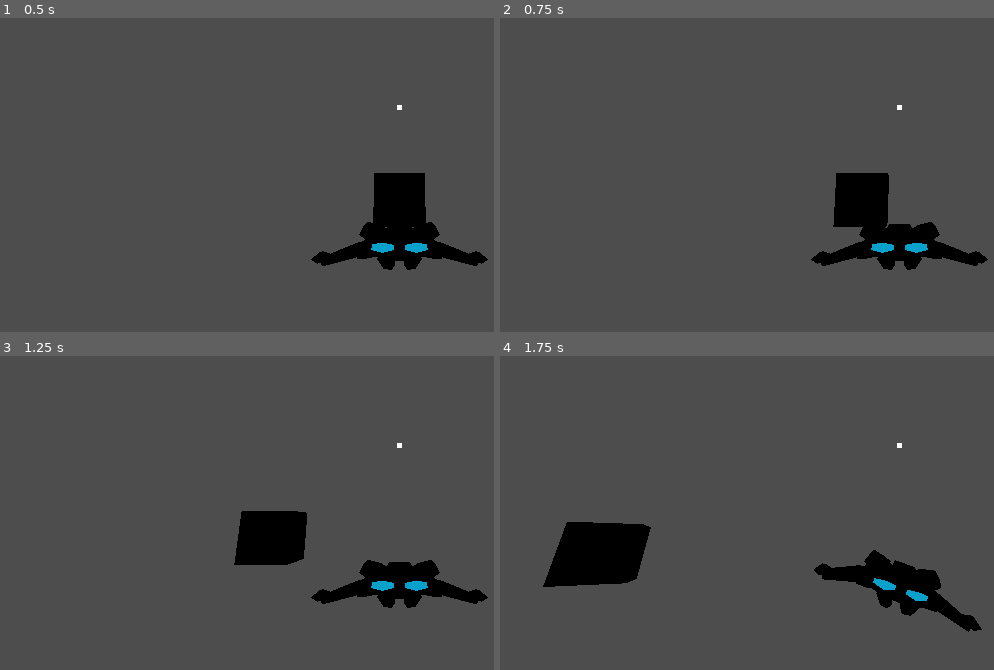
Above: before the commit, frames 1-4 (two rows, left to right).
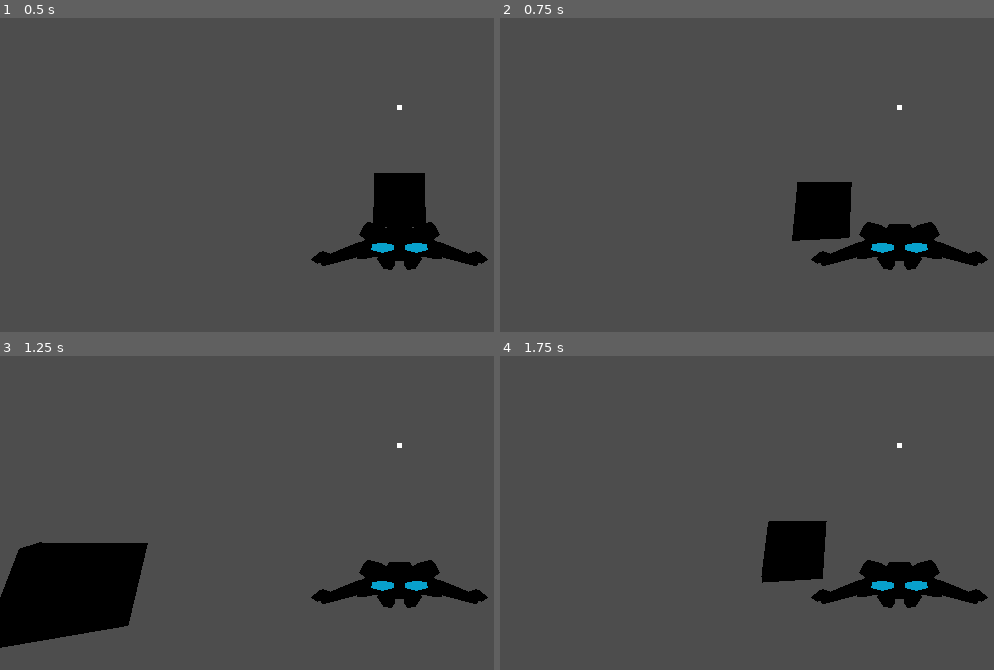
Above: after the commit, the same moments.

Repository: RyanRemer/ship_controller
Game: Godot game, scene res://main.tscn
Same seed, same stepped clock (60 frames per second), same inputs: the game is played once before the commit and once after it.
Inputs (mouse positions are in pixels of both pictures, inside the frame that each line leads up to):
- Up to frame 1 (0.5 s): no input
- Up to frame 2 (0.75 s): tap Enter at 0.5 s; move the mouse to (outside the picture) at 0.52 s; hold Right (ui_right) from 0.53 s (still down)
- Up to frame 3 (1.25 s): keep holding Right (ui_right)
- Up to frame 4 (1.75 s): move the mouse to (742, 469) at 1.27 s; release Right (ui_right) at 1.28 s; hold Down (ui_down) from 1.28 s (still down)

Frame 1 is identical in both runs. In frame 2, 2.9% of the frame differs, in the area x 59-79%, y 49-72%; in frame 3, 10%, in the area x 0-63%, y 49-93%; in frame 4, 8.2%.

Commit message:
bad controls 2

Diff:
--- a/main.tscn
+++ b/main.tscn
@@ -1,6 +1,6 @@
 [gd_scene load_steps=5 format=3 uid="uid://60fcav7t7c4v"]
 
-[ext_resource type="Script" path="res://player.gd" id="1_kil06"]
+[ext_resource type="Script" path="res://player_v2.gd" id="1_bixrb"]
 [ext_resource type="ArrayMesh" uid="uid://xmaw2dkcjt8o" path="res://assets/ship3_mesh.tres" id="2_885sf"]
 
 [sub_resource type="SphereShape3D" id="SphereShape3D_v33p8"]
@@ -11,7 +11,7 @@
 [node name="Main" type="Node3D"]
 
 [node name="Player" type="CharacterBody3D" parent="."]
-script = ExtResource("1_kil06")
+script = ExtResource("1_bixrb")
 
 [node name="ShipBody" type="MeshInstance3D" parent="Player"]
 transform = Transform3D(0.17, 0, 0, 0, 0.17, 0, 0, 0, 0.17, 0, 0, 0)
--- /dev/null
+++ b/player_v2.gd
@@ -0,0 +1,32 @@
+extends CharacterBody3D
+
+var player_rotation = Vector2.ZERO;
+
+func _process(delta):
+	var relative_mouse = _get_relative_mouse();
+
+	player_rotation = Vector3.ZERO
+	player_rotation.x += fmod(-relative_mouse.x * delta * PI * 2.0, PI * 2.0);
+	player_rotation.y += fmod(relative_mouse.y * delta * PI * 2.0, PI * 2.0);
+	var basis = global_transform.basis;
+	basis = basis.rotated(Vector3.UP, player_rotation.x);
+	basis = basis.rotated(Vector3.RIGHT, player_rotation.y);
+	basis = basis.orthonormalized();
+	transform.basis = basis;
+
+	var input_y = Input.get_action_strength("ui_up");
+	var forward = transform.basis.z;
+	velocity = forward * input_y * 30.0;
+	move_and_slide();
+
+
+# Get a vector for the mouse relative to the center of the screen
+# Range(-1, 1) negative is left/top positive is right/bottom
+func _get_relative_mouse() -> Vector2:
+	var viewport = get_viewport();
+	var mouse_position = viewport.get_mouse_position();
+	var center = viewport.size / 2.0;
+	var mouse_direction = mouse_position - center;
+
+	var size = max(viewport.size.x, viewport.size.y);
+	return mouse_direction / size;
